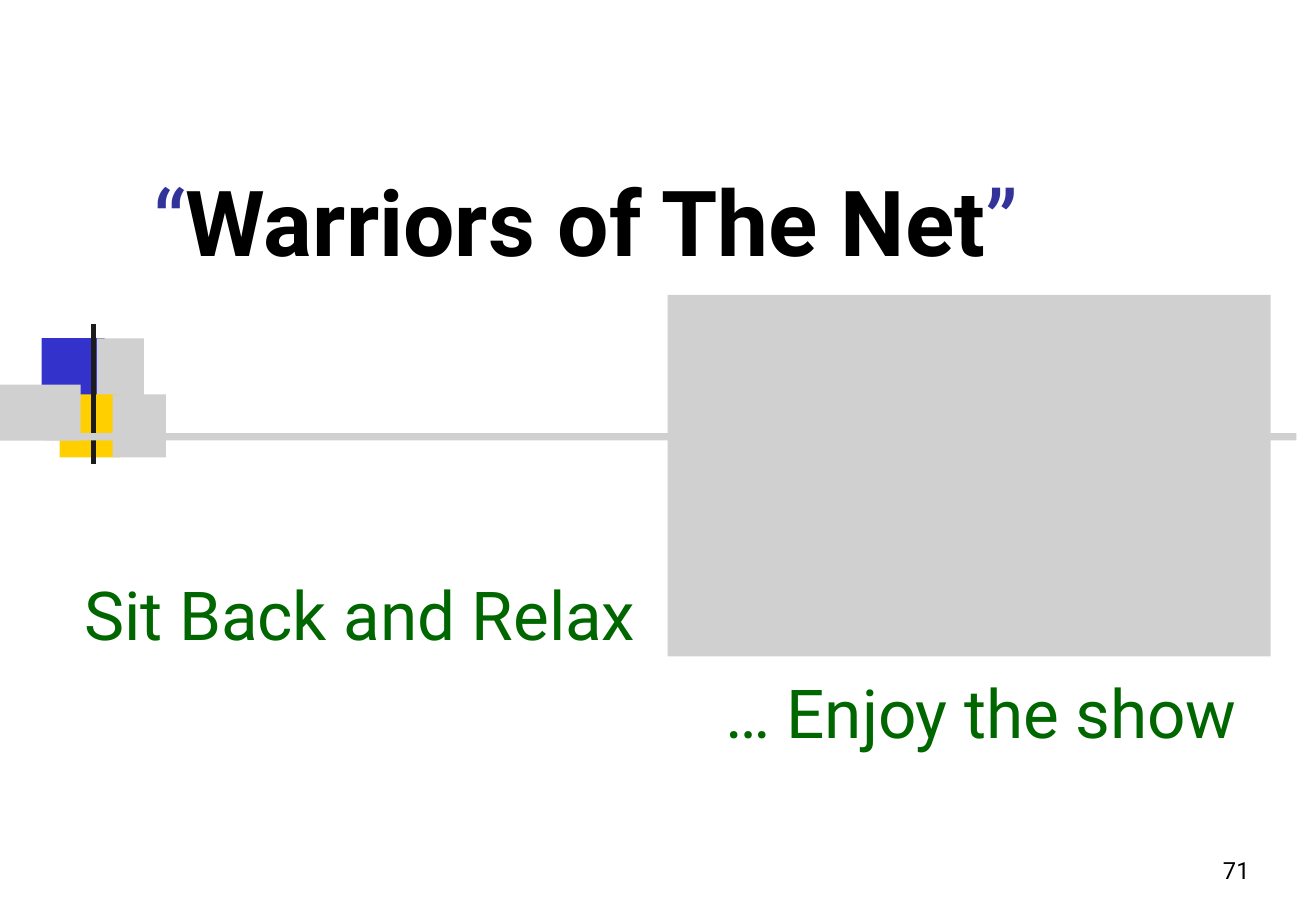
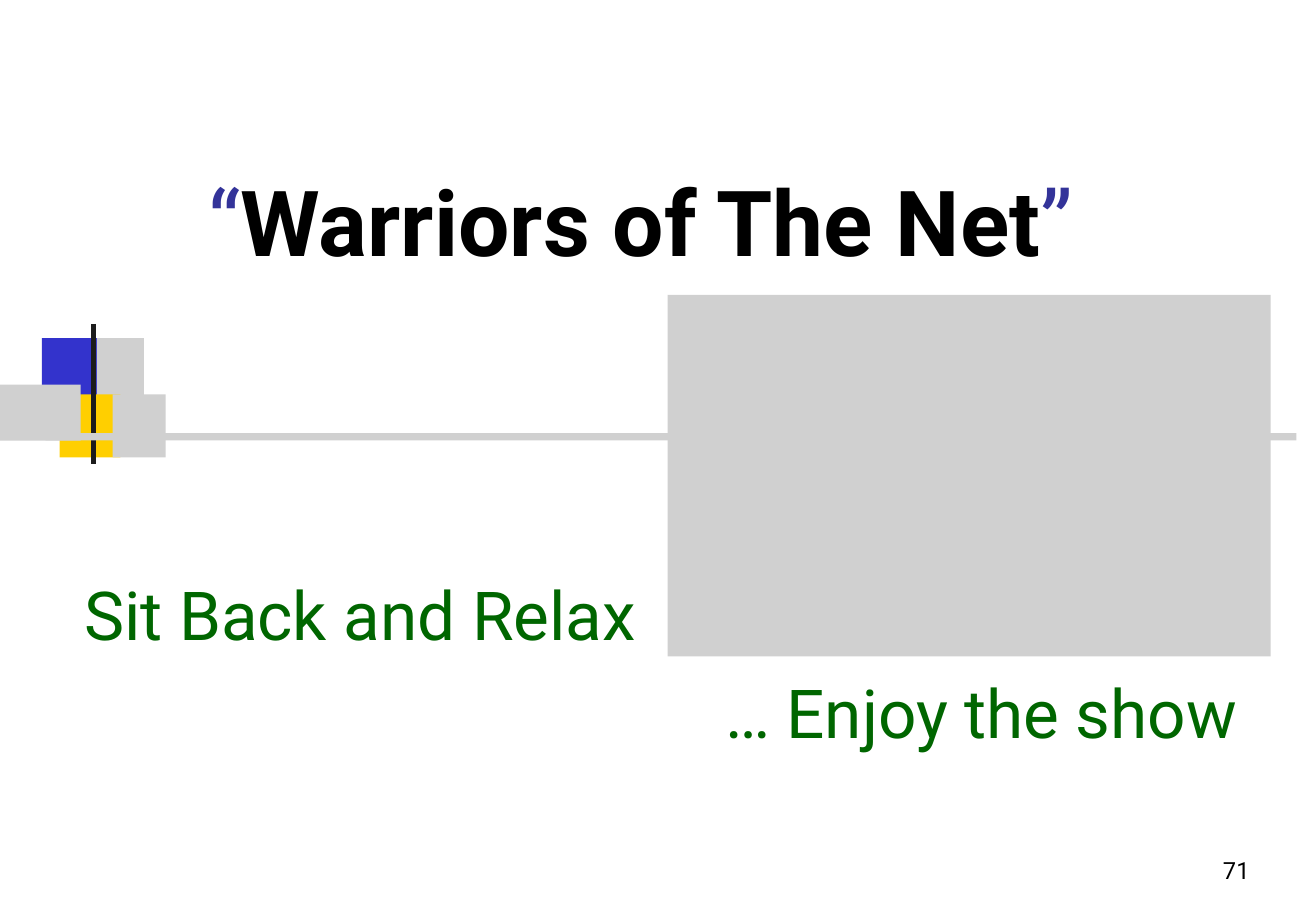
Before and after one commit to Al0nesauurs/etc, a slide deck: slide 71 of networkStudy/2015-01-204421-introduction.pptx. Drawn at 1316x911 pixels with LibreOffice and Linux fonts; fonts in the diff are those of the drawing; grey boxes stand for pictures. Boxes give left, top, right and bottom in pixels: in the first picture for what was removed or moved away, otherwise in the second. Text is boxed around its words. In the diff, an @@ line names an element or a change of style, - is before the commit and + after.

```diff
--- a/networkStudy/2015-01-204421-introduction.pptx
+++ b/networkStudy/2015-01-204421-introduction.pptx
@@ title "“Warriors of The Net”" at (x1=208, y1=186, x2=1073, y2=257): alignment left to centre @@
@@ freeform shape at (x1=41, y1=338, x2=105, y2=401): outline redrawn @@
```
Also in this commit, not shown: 68 other slides changed.
